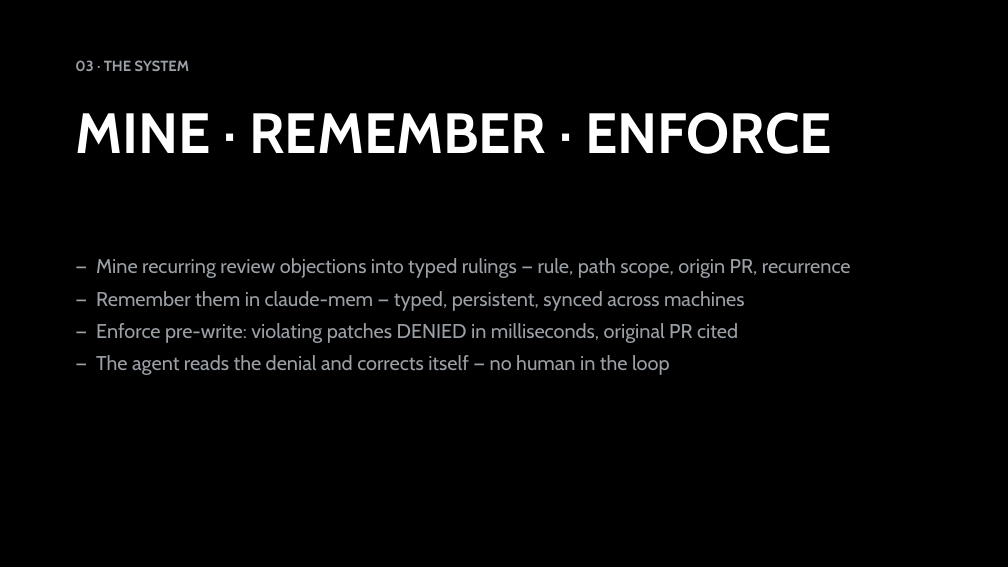
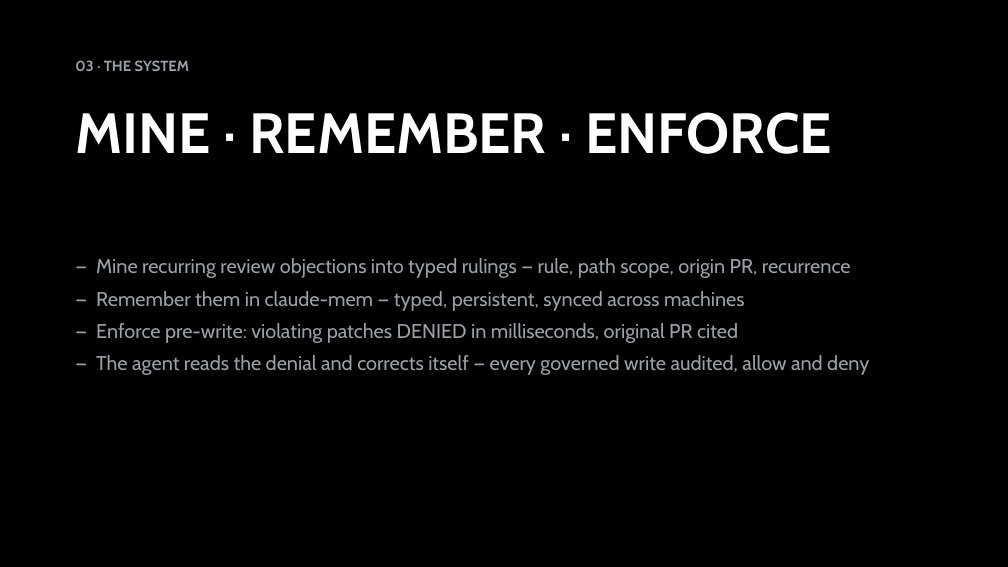
Before and after one commit to vnmoorthy/precedent, a slide deck: slide 4 of docs/precedent-deck.pptx. Drawn at 1008x567 pixels with LibreOffice and Linux fonts; fonts in the diff are those of the drawing. Boxes give left, top, right and bottom in pixels: in the first picture for what was removed or moved away, otherwise in the second. Text is boxed around its words. In the diff, an @@ line names an element or a change of style, - is before the commit and + after.

```diff
--- a/docs/precedent-deck.pptx
+++ b/docs/precedent-deck.pptx
@@ text at (96, 355, 869, 375): text changed @@
-— The agent reads the denial and corrects itself — no human in the loop
+— The agent reads the denial and corrects itself — every governed write audited, allow and deny
```
Also in this commit, not shown: 4 other slides changed, 1 slide added, 1 slide removed.
